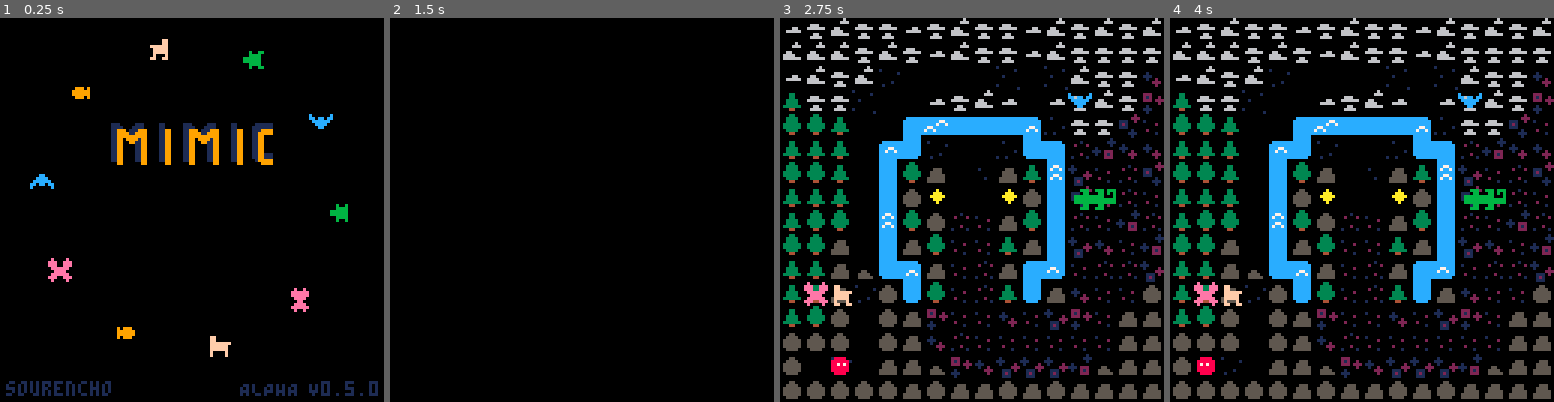
Above: before the commit, frames 1-4 (left to right).
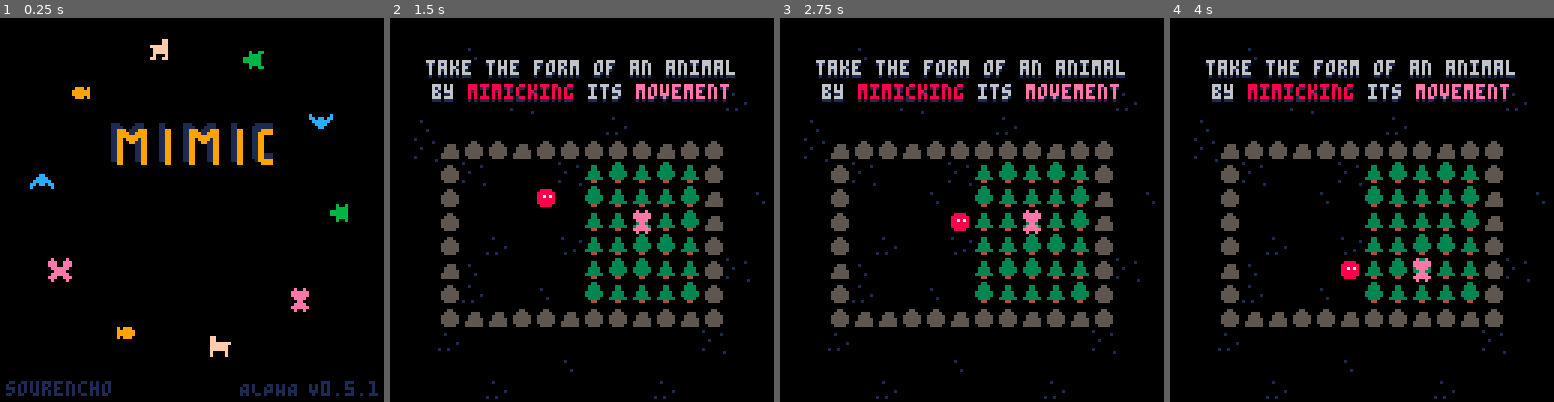
Above: after the commit, the same moments.

Repository: sourencho/mimic
Game: PICO-8 cartridge mimic.p8
The game is run twice, just before and just after one commit, with the same random seed, the same clock (stepped at 60 frames per second) and the same inputs.
Inputs:
- Up to frame 1 (0.25 s): no input
- Up to frame 2 (1.5 s): tap X (X key) at 0.33, 1.07 s; tap O (Z key) at 0.7 s
- Up to frame 3 (2.75 s): hold Right 1.6-2.1 s; tap O (Z key) at 1.7, 2.1, 2.5 s; tap X (X key) at 1.85 s; hold Up 2.15-2.42 s; hold Right from 2.47 s (still down)
- Up to frame 4 (4 s): tap O (Z key) at 2.9, 3.3, 3.7 s; tap X (X key) at 2.97 s; release Right at 3.03 s; hold Left 3.08-3.58 s; hold Down 3.63-3.97 s

The runs differ from the first frame. In frame 1, less than 0.1% of the frame differs, in the area x 96-99%, y 94-98%; in frame 2, 15%; in frame 3, 36%, in the area x 0-100%, y 0-100%; in frame 4, 36%.

Commit message:
New itch version

Diff:
--- a/mimic.p8
+++ b/mimic.p8
@@ -1,19 +1,19 @@
 pico-8 cartridge // http://www.pico-8.com
 version 33
 __lua__
--- mimic v0.5.0
+-- mimic v0.5.1
 -- by sourencho
 
-VERSION = "V0.5.0"
+VERSION = "V0.5.1"
 
 -- DATA
 
 -- SETTINGS
 
-start_level = 15
+start_level = 0
 last_level = 15
 level_count = last_level + 1
-skip_tutorial = true
+skip_tutorial = false
 skip_levels = {4, 7, 9, 13, 14}
 
 tutorial_level = 30
@@ -1444,7 +1444,7 @@
         change_state("play")
 
         if _level == 0 then
-            music(-1, 10000)
+            --music(-1, 10000)
             ---music(6, 3000)
         end
     end
@@ -2041,7 +2041,7 @@
 
     shuffle(splash_sprite_indexes)
 
-    music(2, 10000)
+    --music(2, 10000)
 
     change_state("splash")
 end
Not shown, added: itch/mimic_v0.5.0_itch.zip
Not shown, added: itch/mimic_v0.5.1_itch.zip
